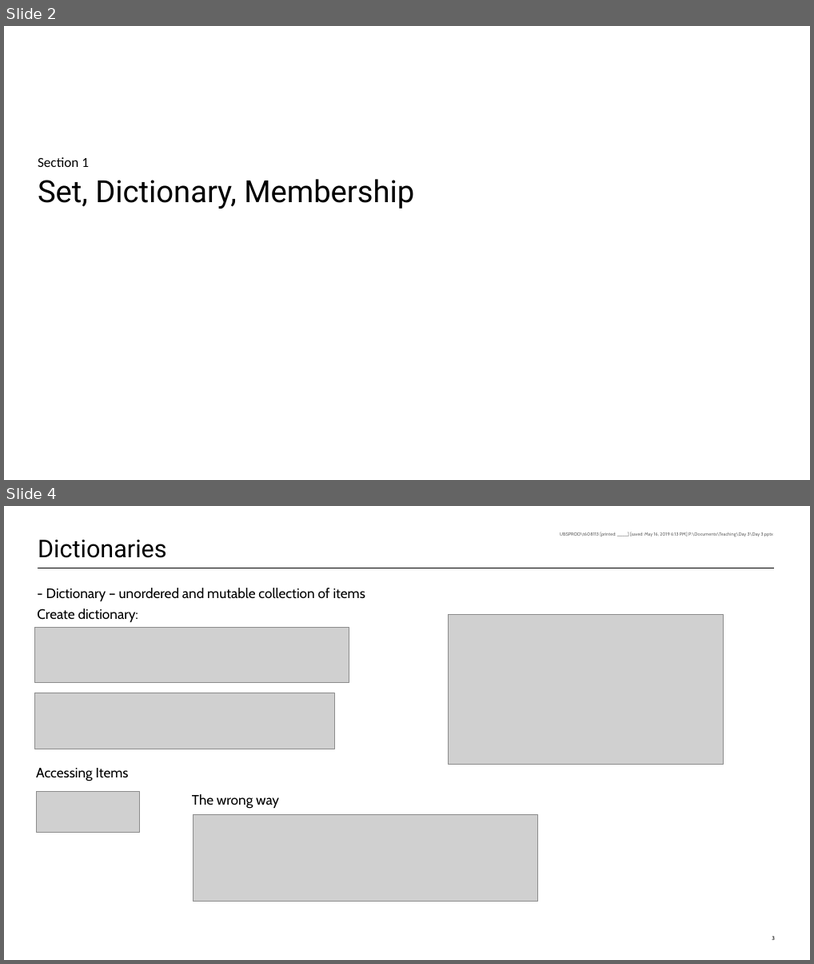
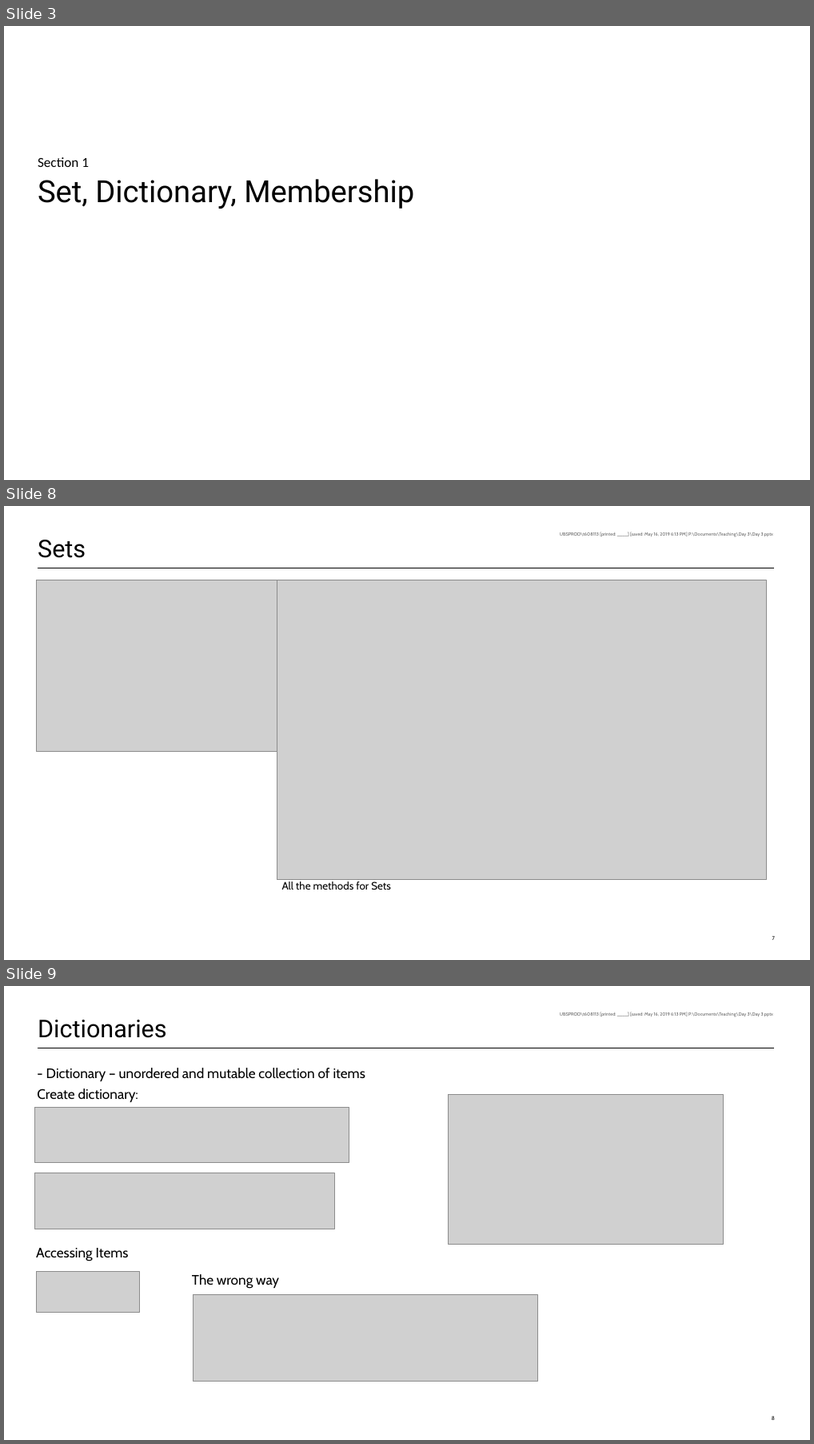
Before and after one commit to mazhewitt/python-training, a slide deck: Day 4/Day 4.pptx. Shown one above the other, each under a label of ours: slides 2 and 4 before the commit, slides 3, 8 and 9 after it; the slides between them are not shown. The pictures are 814x964 and 814x1444 pixels, drawn with LibreOffice and Linux fonts; fonts in the diff are those of the drawing; grey boxes stand for pictures; background and template pictures are left out. Boxes give left, top, right and bottom in pixels: in the first picture for what was removed or moved away, otherwise in the second. Text is boxed around its words. In the diff, an @@ line names an element or a change of style, - is before the commit and + after.

```diff
--- a/Day 4/Day 4.pptx
+++ b/Day 4/Day 4.pptx
@@ slide 8 added at (4, 506, 810, 960), background #FFFFFF; not listed: 3 template elements that a slide beside it also shows @@
@@ title added at (38, 540, 86, 558), 32 pt, text #000000 @@
+Sets
@@ picture added at (36, 580, 278, 752) @@
@@ picture added at (278, 580, 766, 880) @@
@@ text added at (282, 881, 391, 889), 14 pt, text #000000 @@
+All the methods for Sets
@@ what was slide 2 is now slide 3 @@
@@ what was slide 4 is now slide 9 @@
```
Also in this commit, not shown: 2 slides changed, 5 other slides added, 2 slides removed.
